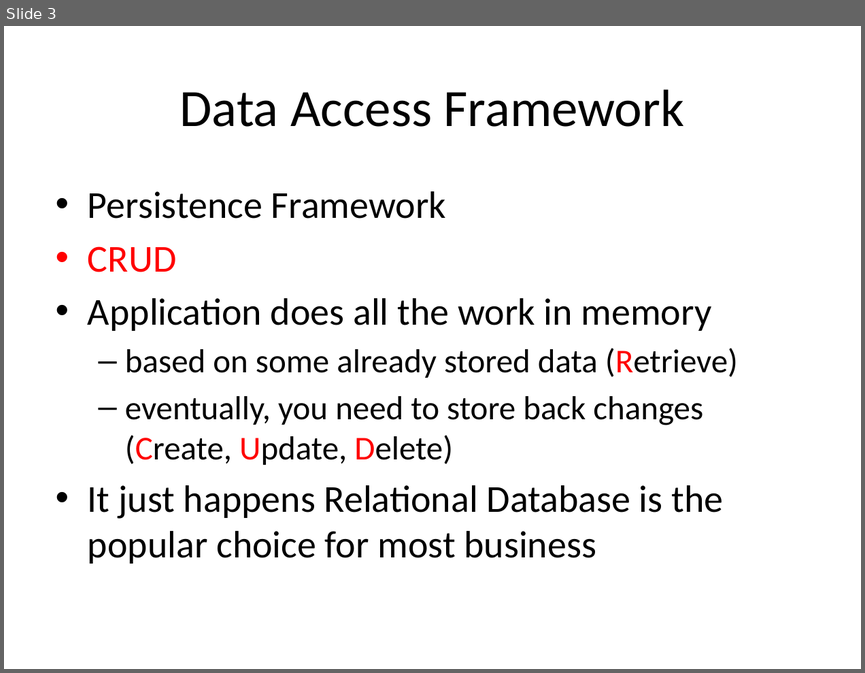
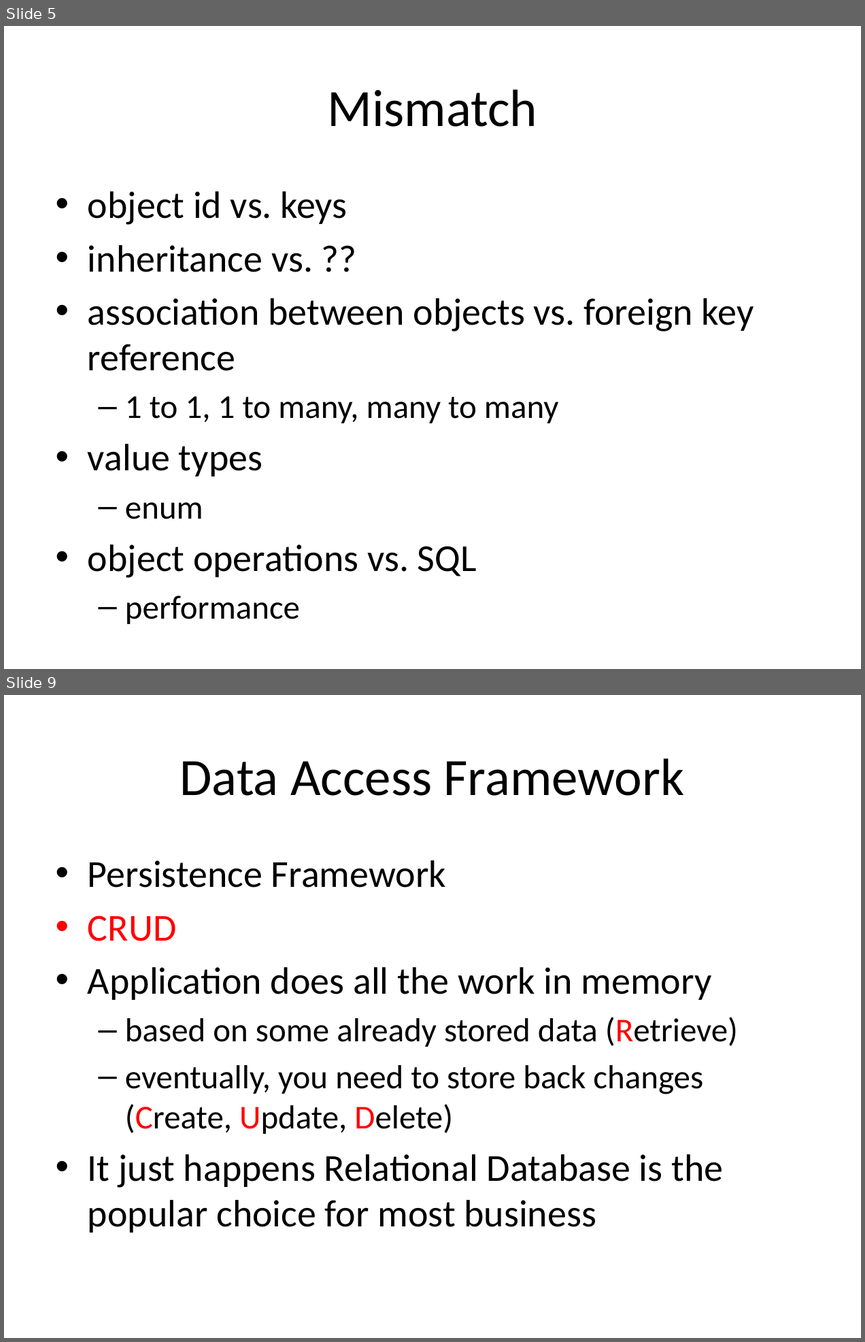
Before and after one commit to harrychou/Notes, a slide deck: Data Access Framework.pptx. Shown one above the other, each under a label of ours: slide 3 before the commit, slides 5 and 9 after it; the slides between them are not shown. The pictures are 865x673 and 865x1342 pixels, drawn with LibreOffice and Linux fonts; fonts in the diff are those of the drawing. Boxes give left, top, right and bottom in pixels: in the first picture for what was removed or moved away, otherwise in the second. Text is boxed around its words. In the diff, an @@ line names an element or a change of style, - is before the commit and + after.

```diff
--- a/Data Access Framework.pptx
+++ b/Data Access Framework.pptx
@@ slide 5 added at box(4, 26, 861, 669), background #FFFFFF @@
@@ title added at box(327, 89, 537, 127), 44 pt, text #000000 @@
+Mismatch
@@ text added at box(88, 191, 754, 624), 32 pt, text #000000 @@
+• object id vs. keys
+• inheritance vs. ??
+• association between objects vs. foreign key reference
+  – 1 to 1, 1 to many, many to many
+• value types
+  – enum
+• object operations vs. SQL
+  – performance
@@ what was slide 3 is now slide 9 @@
```
Also in this commit, not shown: 2 slides changed, 5 other slides added, 1 slide removed, 2 other files.
